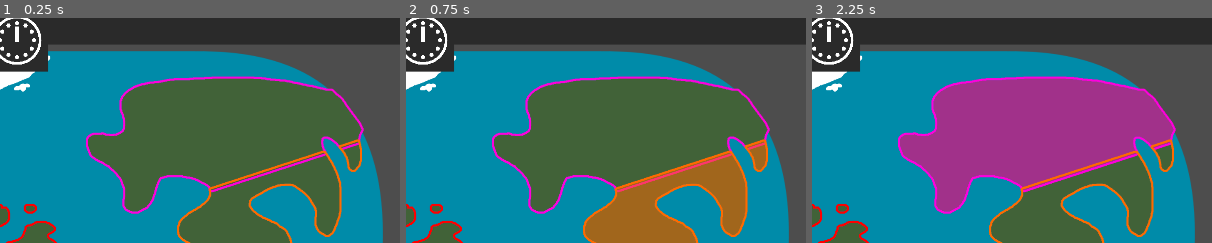
Above: before the commit, frames 1-3 (left to right).
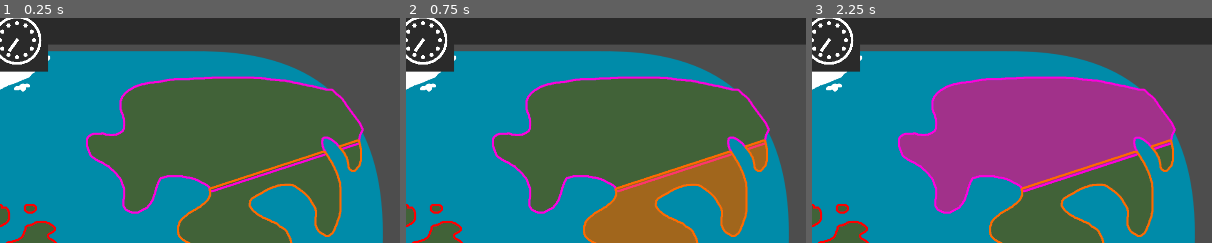
Above: after the commit, the same moments.

Repository: Stev51/gmtk-jam-2026
Game: Godot game, scene res://scenes/main.tscn
Same seed, same stepped clock (60 frames per second), same inputs: the game is played once before the commit and once after it.
Inputs (mouse positions are % of the whole screen's width and height, from its top left):
- Up to frame 1 (0.25 s): no input
- Up to frame 2 (0.75 s): tap Enter at 0.5 s; move the mouse to (72, 45) at 0.52 s; click (72, 45) at 0.67 s
- Up to frame 3 (2.25 s): tap Space at 1.25 s; move the mouse to (30, 55) at 1.27 s; click (30, 55) at 1.42 s; tap Enter at 2 s; move the mouse to (60, 28) at 2.02 s; click (60, 28) at 2.17 s
The pictures show only the part of the screen within x 48-98%, y 2-52%; the shares and areas given below are measured in that part.

The runs differ from the first frame. In frame 1, 0.1% of the frame differs, in the area x 2-5%, y 3-16%; in frame 2, 0.1%; in frame 3, 0.1%.

Commit message:
Country manager

Diff:
--- a/project.godot
+++ b/project.godot
@@ -19,6 +19,7 @@
 
 Globals="*uid://dfoavxi3c2wfo"
 DoomsdayClock="*uid://b6f5c405e45r0"
+CountryManager="*uid://p5ghfysoscyh"
 
 [display]
 
--- a/resources/countries/iran.tres
+++ b/resources/countries/iran.tres
@@ -6,4 +6,5 @@
 script = ExtResource("1_tx6ke")
 long_name = "United Median Republics"
 short_name = "UMR"
+initial_influence = 5.0
 metadata/_custom_type_script = "uid://6sqxh8xtoasf"
--- a/resources/countries/prc.tres
+++ b/resources/countries/prc.tres
@@ -6,4 +6,5 @@
 script = ExtResource("1_goot5")
 long_name = "People's Empire of Zhongua"
 short_name = "Zhongua"
+initial_influence = 5.0
 metadata/_custom_type_script = "uid://6sqxh8xtoasf"
--- a/resources/countries/russia.tres
+++ b/resources/countries/russia.tres
@@ -6,4 +6,5 @@
 script = ExtResource("1_soxxe")
 long_name = "Muscovian Federation"
 short_name = "Muscovia"
+initial_influence = 5.0
 metadata/_custom_type_script = "uid://6sqxh8xtoasf"
--- a/resources/countries/uk.tres
+++ b/resources/countries/uk.tres
@@ -6,4 +6,5 @@
 script = ExtResource("1_bvr0s")
 long_name = "Allied Commonwealth"
 short_name = "AC"
+initial_influence = 5.0
 metadata/_custom_type_script = "uid://6sqxh8xtoasf"
--- a/resources/countries/usa.tres
+++ b/resources/countries/usa.tres
@@ -6,4 +6,5 @@
 script = ExtResource("1_udbac")
 long_name = "Federal Republic of Abiyala"
 short_name = "Abiyala"
+initial_influence = 5.0
 metadata/_custom_type_script = "uid://6sqxh8xtoasf"
--- /dev/null
+++ b/scenes/country_manager.tscn
@@ -0,0 +1,13 @@
+[gd_scene format=3 uid="uid://p5ghfysoscyh"]
+
+[ext_resource type="Script" uid="uid://tw8la64kd2co" path="res://scripts/country_manager.gd" id="1_a1wqo"]
+[ext_resource type="Script" uid="uid://6sqxh8xtoasf" path="res://scripts/country.gd" id="2_53xvm"]
+[ext_resource type="Resource" uid="uid://prc5jhijy4y3" path="res://resources/countries/iran.tres" id="3_lgbow"]
+[ext_resource type="Resource" uid="uid://bn8hka7bucwa3" path="res://resources/countries/prc.tres" id="4_wem70"]
+[ext_resource type="Resource" uid="uid://dwqvyl1cfaxye" path="res://resources/countries/russia.tres" id="5_1iocx"]
+[ext_resource type="Resource" uid="uid://b8u45fnvhehgw" path="res://resources/countries/uk.tres" id="6_ndxhw"]
+[ext_resource type="Resource" uid="uid://4j0f3uyu0mjx" path="res://resources/countries/usa.tres" id="7_1ceqe"]
+
+[node name="CountryManager" type="Node" unique_id=885186055]
+script = ExtResource("1_a1wqo")
+countries = Array[ExtResource("2_53xvm")]([ExtResource("3_lgbow"), ExtResource("4_wem70"), ExtResource("5_1iocx"), ExtResource("6_ndxhw"), ExtResource("7_1ceqe")])
--- a/scripts/country.gd
+++ b/scripts/country.gd
@@ -8,12 +8,12 @@
 @export var long_name = ""
 @export var short_name = ""
 
-@export var initial_money = 0
-@export var initial_uranium = 0
-@export var initial_nukes = 0
-@export var initial_influence = 0
+@export var initial_money = 0.0
+@export var initial_uranium = 0.0
+@export var initial_nukes = 0.0
+@export var initial_influence = 0.0
 
-func _ready() -> void:
+func init() -> void:
 	reset_resources()
 
 func reset_resources() -> void:
--- /dev/null
+++ b/scripts/country_manager.gd
@@ -0,0 +1,50 @@
+extends Node
+
+# TEMP VARIABLES FOR DEMONSTRATION PURPOSES #
+var NUKES_TO_INFLUENCE = 2.0
+var INFLUENCE_SCARE_DECREASE = 1.0
+var INFLUENCE_TO_MONEY = 1.0
+var MONEY_TO_URANIUM = 250.0
+var MONEY_TO_NUKES = 500.0
+var URANIUM_TO_NUKES = 1.0
+# ----------------------------------------- #
+
+@export var countries: Array[Country]
+
+func _ready() -> void:
+	for country in countries:
+		country.init()
+
+func _process(delta: float) -> void:
+	for country in countries:
+		process_country(country, get_total_influence(), delta)
+
+func get_total_influence() -> float:
+	var count = 0.0
+	for country in countries:
+		count += country.influence
+	return count
+
+func get_highest_influence() -> float:
+	var highest = 0.0
+	for country in countries:
+		if country.influence > highest:
+			highest = country.influence
+	return highest
+
+# All of this process is just for demonstration
+func process_country(country: Country, total_influence: float, delta: float) -> void:
+
+	country.influence += country.nukes * NUKES_TO_INFLUENCE * delta
+	country.influence -= ((total_influence - country.influence) / total_influence ) * INFLUENCE_SCARE_DECREASE * delta
+
+	country.money += country.influence * INFLUENCE_TO_MONEY * delta
+
+	while country.uranium >= URANIUM_TO_NUKES and country.money >= MONEY_TO_NUKES:
+		country.nukes += 1.0
+		country.uranium -= URANIUM_TO_NUKES
+		country.money -= MONEY_TO_NUKES
+
+	while country.money >= MONEY_TO_URANIUM:
+		country.uranium += 1.0
+		country.money -= MONEY_TO_URANIUM
--- a/scripts/doomsday_clock.gd
+++ b/scripts/doomsday_clock.gd
@@ -2,21 +2,19 @@
 
 signal zero_hour
 
-var MAX_MINUTES = 5.0
+var MAX_MINUTES = 720.0
 var START_MINUTES = MAX_MINUTES
 
 var minutes
 var timed_out_flag = false
 
-func _ready() -> void:
-	minutes = START_MINUTES
-
 func _process(_delta: float) -> void:
 	set_minutes()
 	check_timeout()
+	print(minutes)
 
 func set_minutes() -> void:
-	pass
+	minutes = CountryManager.get_highest_influence() / (CountryManager.get_total_influence() / 2.0) * MAX_MINUTES
 
 func check_timeout() -> void:
 	if minutes <= 0.0 and not timed_out_flag:
Not shown, added: scripts/country_manager.gd.uid
